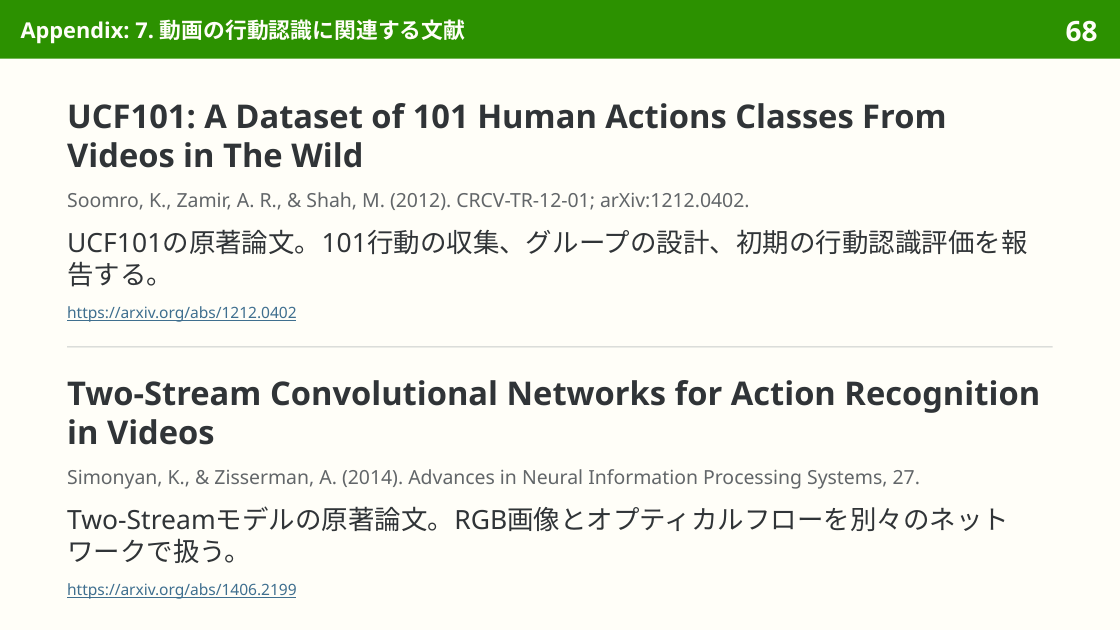
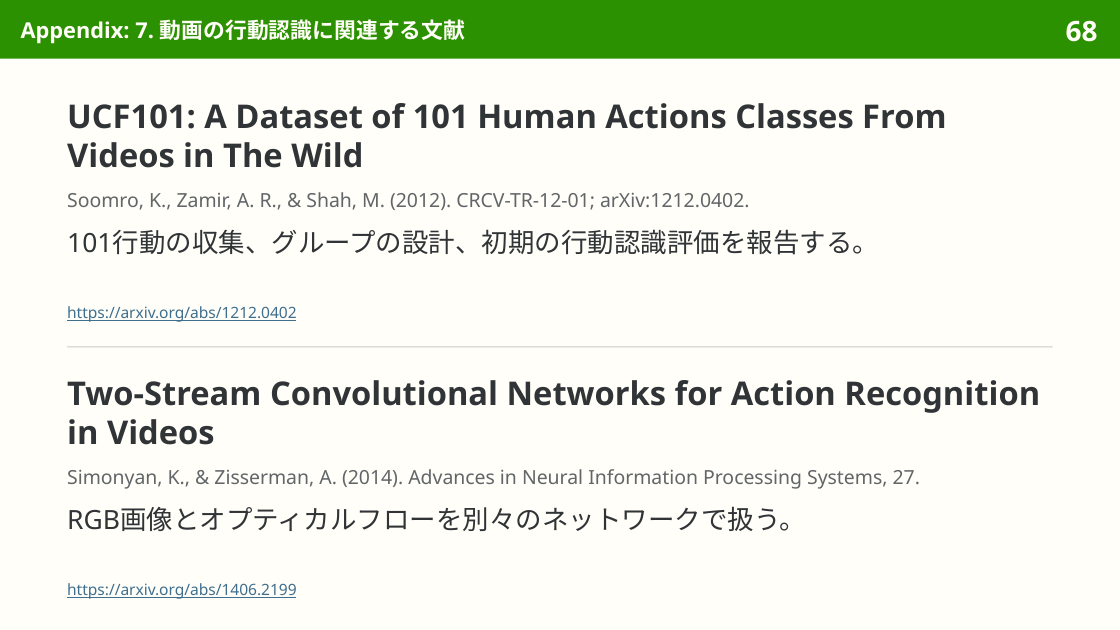
Before and after one commit to sasakiy84/datasets-in-10-minutes, a slide deck: slide 68 of slides/datasets-in-10-minutes-ucf101.pptx. Drawn at 1120x630 pixels with LibreOffice and Linux fonts; fonts in the diff are those of the drawing. Boxes give left, top, right and bottom in pixels: in the first picture for what was removed or moved away, otherwise in the second. Text is boxed around its words. In the diff, an @@ line names an element or a change of style, - is before the commit and + after.

Commit message:
slides(ucf101): refine Japanese wording and pair translations

```diff
--- a/slides/datasets-in-10-minutes-ucf101.pptx
+++ b/slides/datasets-in-10-minutes-ucf101.pptx
@@ text at bbox=[67, 229, 879, 255]: text changed @@
-UCF101の原著論文。101行動の収集、グループの設計、初期の行動認識評価を報告する。
+101行動の収集、グループの設計、初期の行動認識評価を報告する。
@@ text at bbox=[67, 506, 806, 531]: text changed @@
-Two-Streamモデルの原著論文。RGB画像とオプティカルフローを別々のネットワークで扱う。
+RGB画像とオプティカルフローを別々のネットワークで扱う。
```
Also in this commit, not shown: 6 other slides changed, 3 other files.
